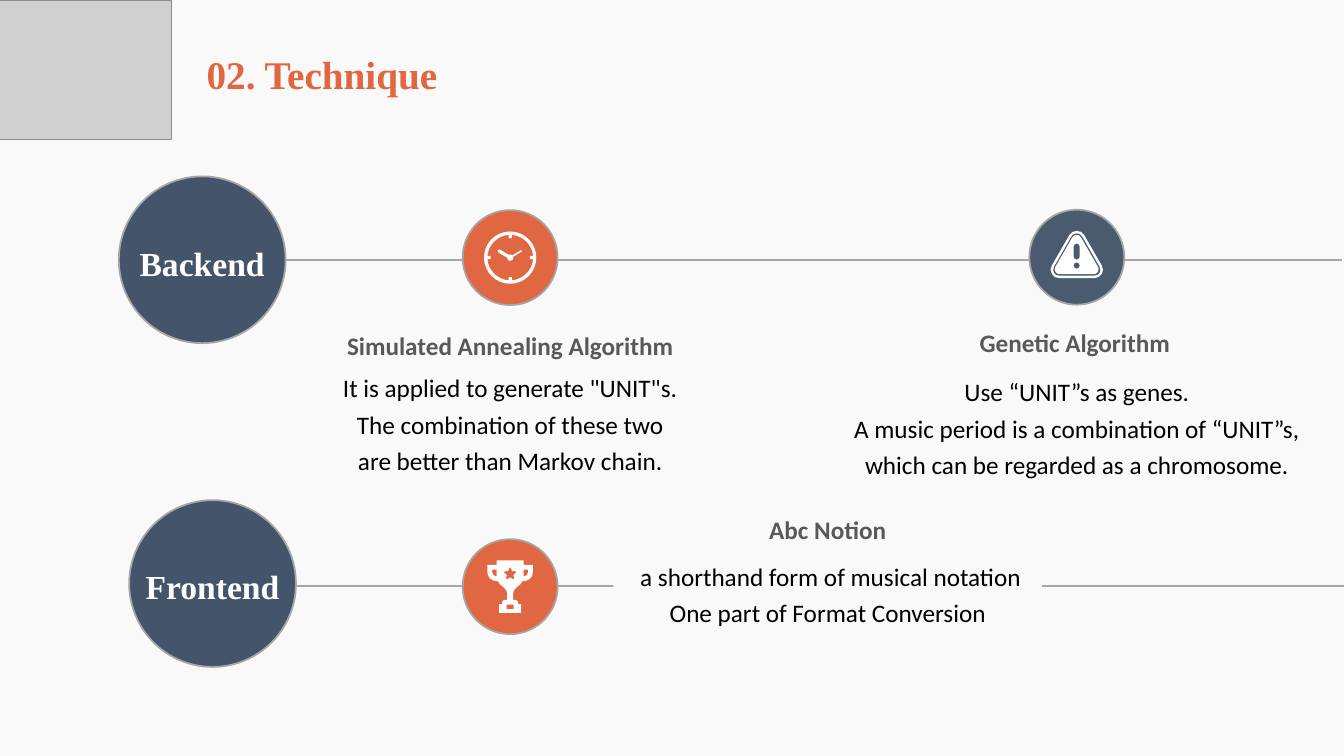
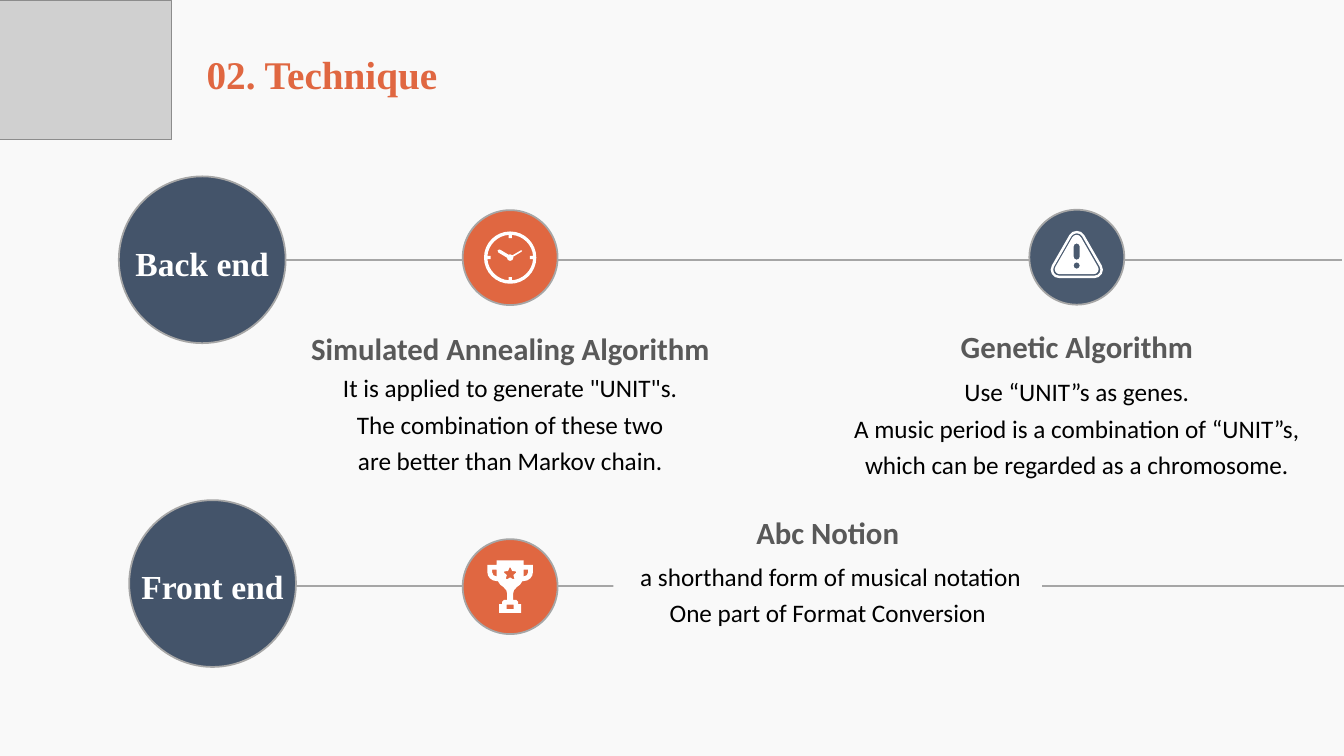
Before and after one commit to yippp/Musier, a slide deck: slide 6 of FinalPRE/FinalPRE.pptx. Drawn at 1344x756 pixels with LibreOffice and Linux fonts; fonts in the diff are those of the drawing; grey boxes stand for pictures. Boxes give left, top, right and bottom in pixels: in the first picture for what was removed or moved away, otherwise in the second. Text is boxed around its words. In the diff, an @@ line names an element or a change of style, - is before the commit and + after.

Commit message:
improve the final ppt

```diff
--- a/FinalPRE/FinalPRE.pptx
+++ b/FinalPRE/FinalPRE.pptx
@@ text at (x1=135, y1=252, x2=269, y2=277): spaces changed @@
-Backend
+Back end
@@ size 18 to 22 pt in 3 elements at (x1=311, y1=338, x2=710, y2=365), (x1=756, y1=522, x2=899, y2=544), (x1=961, y1=336, x2=1193, y2=363) @@
@@ text "Genetic Algorithm" moved from (x1=980, y1=334, x2=1169, y2=356) to (x1=961, y1=336, x2=1193, y2=363) @@
@@ text at (x1=141, y1=575, x2=283, y2=600): spaces changed @@
-Frontend
+Front end
```
Also in this commit, not shown: 7 other slides changed.
